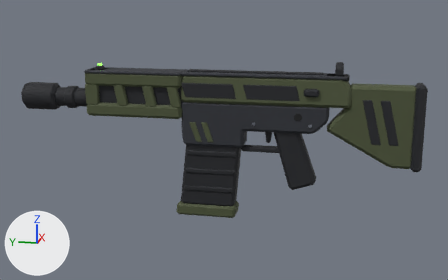
Two versions of the glTF model roblox/assets/weapons-kit/src/w_ar.glb, one commit apart.
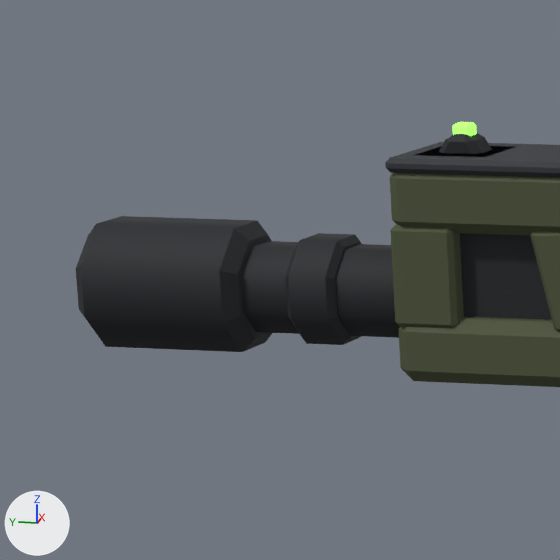
The first picture shows the older version from a camera (50 mm lens) standing at (-1.756, -0.257, 0.34) and looking at (0.005, 0.095, -0.1). The close-ups show the older and then the newer version on the part from 1% to 27% of the width and 14% to 54% of the height of that picture. Only the edits that show in the close-ups are written down. Arrows for +X, +Y and +Z are at lower left; the lights stay in place. Where no turn or scale is listed for an object, it has been applied to the vertices. Vertices at exactly the same position are counted once.

Before the edit, the objects in view are built like this:
```python
me_barrel_wzb = bpy.data.meshes.new('barrel_wzB')
me_barrel_wzb.from_pydata(...)  # 136 vertices, 256 faces; spans x -0.039..0.039, y 0.215..0.72, z -0.024..0.082
me_barrel_wzb.materials.append(mat_dark)  # black #1d1f24
# before: 40 (-0.01, 0.49, 0.039), 41 (-0.011, 0.493, 0.042), 42 (-0.024, 0.49, 0.025), 43 (-0.027, 0.493, 0.026), 44 (-0.024, 0.49, 0.005)
# before: 45 (-0.027, 0.493, 0.004), 46 (-0.01, 0.49, -0.009), 47 (-0.011, 0.493, -0.012), 48 (0.01, 0.49, -0.009), 49 (0.011, 0.493, -0.012)
# before: 50 (0.024, 0.49, 0.005), 51 (0.027, 0.493, 0.004), 52 (0.024, 0.49, 0.025), 53 (0.027, 0.493, 0.026), 54 (0.01, 0.49, 0.039)
# before: 55 (0.011, 0.493, 0.042)
me_deck_wzb = bpy.data.meshes.new('deck_wzB')
me_deck_wzb.from_pydata(...)  # 48 vertices, 88 faces; spans x -0.042..0.042, y -0.25..0.508, z 0.094..0.103
me_deck_wzb.materials.append(mat_frame)  # dark grey #2c2f36
me_sight_wzn = bpy.data.meshes.new('sight_wzN')
me_sight_wzn.from_pydata(...)  # 224 vertices, 432 faces; spans x -0.03..0.03, y -0.262..0.5, z 0.09..0.138
me_sight_wzn.materials.append(mat_dark)  # black #1d1f24
ob_barrel_wzb = bpy.data.objects.new('barrel_wzB', me_barrel_wzb)
ob_barrel_wzb.location = (0.0, 0.0, 0.0)
ob_deck_wzb = bpy.data.objects.new('deck_wzB', me_deck_wzb)
ob_deck_wzb.location = (0.0, 0.0, 0.0)
ob_sight_wzn = bpy.data.objects.new('sight_wzN', me_sight_wzn)
ob_sight_wzn.location = (0.0, 0.0, 0.0)
# also in view: 'guard_wzA' at (0.0, 0.361, 0.032)
```
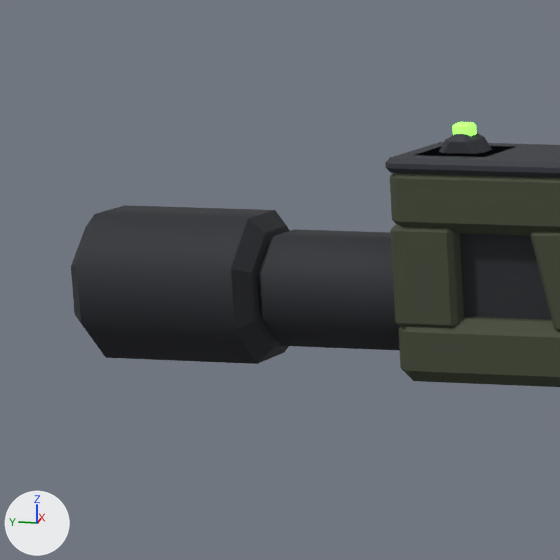
Where the change shows, as pixel boxes [x1, y1, x2, y2] in the close-ups (560 x 560 px; the box of a moved part takes in the faces that stretch with it):
'barrel_wzB', reshaped
    before: [76, 216, 552, 352]
    after: [71, 205, 552, 364]
part 1 of me_barrel_wzb, rebuilt (12% wider, 17% taller)
    before: [76, 216, 272, 352]
    after: [71, 205, 290, 364]
part 2 of me_barrel_wzb, added (black)
    after: [257, 229, 400, 350]
part 3 of me_barrel_wzb, moved or reshaped (not visible afterwards)
    before: [241, 241, 400, 338]

What changed in the scene script:
```text
Change me_barrel_wzb:
    used by ob_barrel_wzb; location = (0.0, 0.0, 0.0)
    verts and faces of me_barrel_wzb; kept vertices keep their numbers, new ones are numbered from 136
    remove me_barrel_wzb.from_pydata(...)  # 136 vertices, 256 faces; spans x -0.039..0.039, y 0.215..0.72, z -0.024..0.082
    add me_barrel_wzb.from_pydata(...)  # 168 vertices, 316 faces; spans x -0.045..0.045, y 0.215..0.72, z -0.03..0.082
    me_barrel_wzb part 1: the loose piece of 48 vertices spanning x -0.039..0.039, y 0.612..0.72, z -0.024..0.054 is rebuilt with 48 vertices and now spans x -0.045..0.045, y 0.6..0.72, z -0.03..0.06
    me_barrel_wzb part 2: a new loose piece of 32 vertices spanning x -0.034..0.034, y 0.5..0.6, z -0.019..0.049, in mat_dark (black #24262c)
    me_barrel_wzb part 3
    add for i in [*range(40, 56)]: verts[i] += (0.0, 0.1, 0.0)
```
